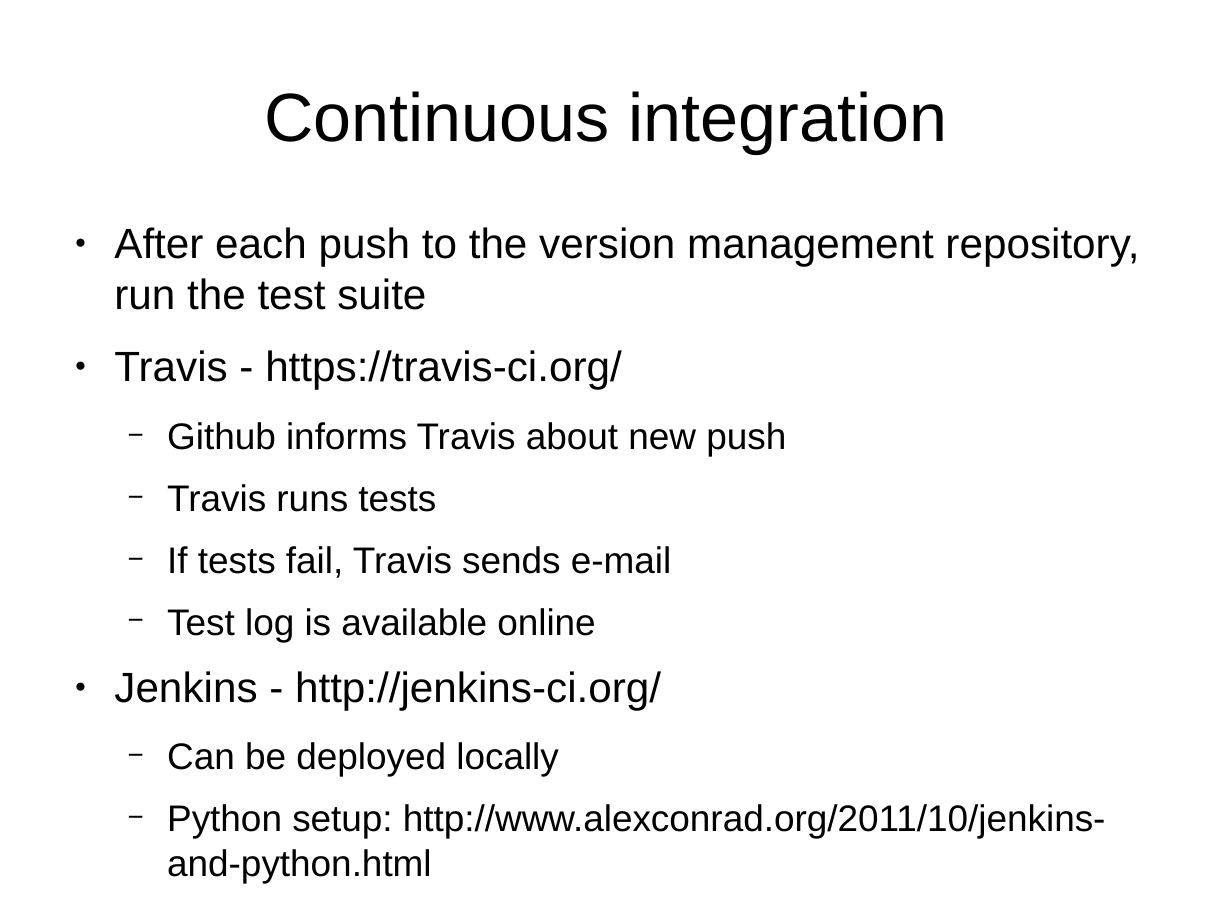
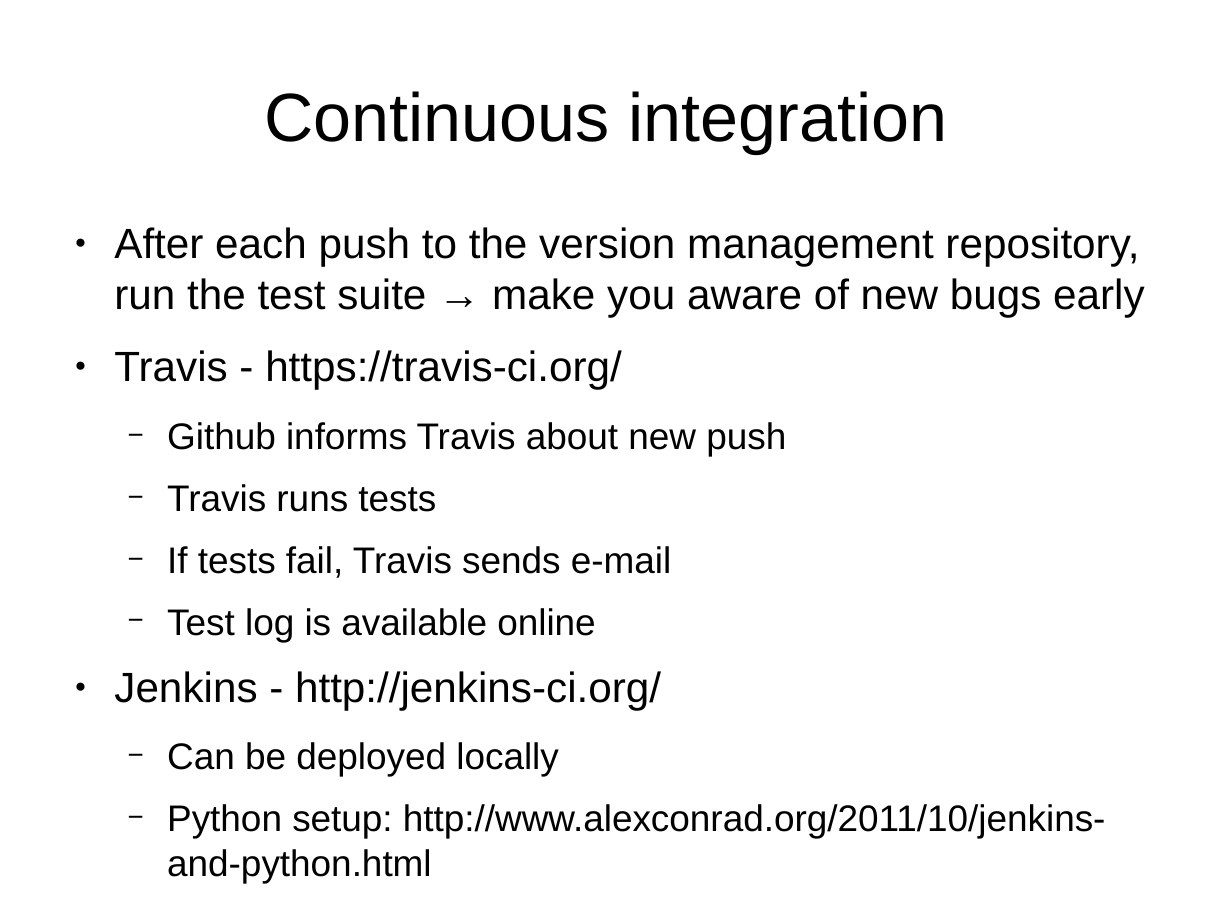
Before and after one commit to roskakori/talks, a slide deck: slide 34 of pygraz/opensourceprojects/Open source projects with Python.odp (slide 33 before the commit). Drawn at 1232x924 pixels with LibreOffice and Linux fonts; fonts in the diff are those of the drawing. Boxes give left, top, right and bottom in pixels: in the first picture for what was removed or moved away, otherwise in the second. Text is boxed around its words. In the diff, an @@ line names an element or a change of style, - is before the commit and + after.

```diff
--- a/pygraz/opensourceprojects/Open source projects with Python.odp
+++ b/pygraz/opensourceprojects/Open source projects with Python.odp
@@ text at bbox=[114, 227, 1145, 317]: text changed @@
-● After each push to the version management repository, run the test suite
+● After each push to the version management repository, run the test suite → make you aware of new bugs early
```
Also in this commit, not shown: 12 other slides changed, 10 slides added, 2 slides removed.
